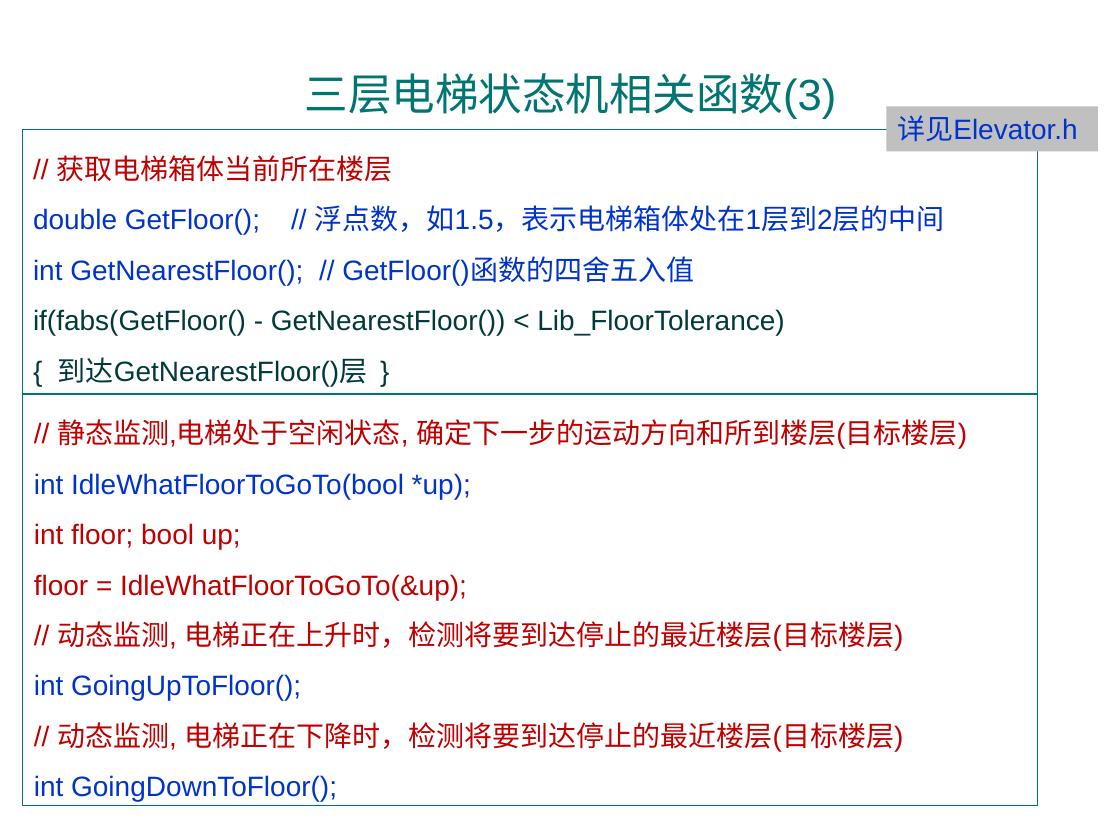
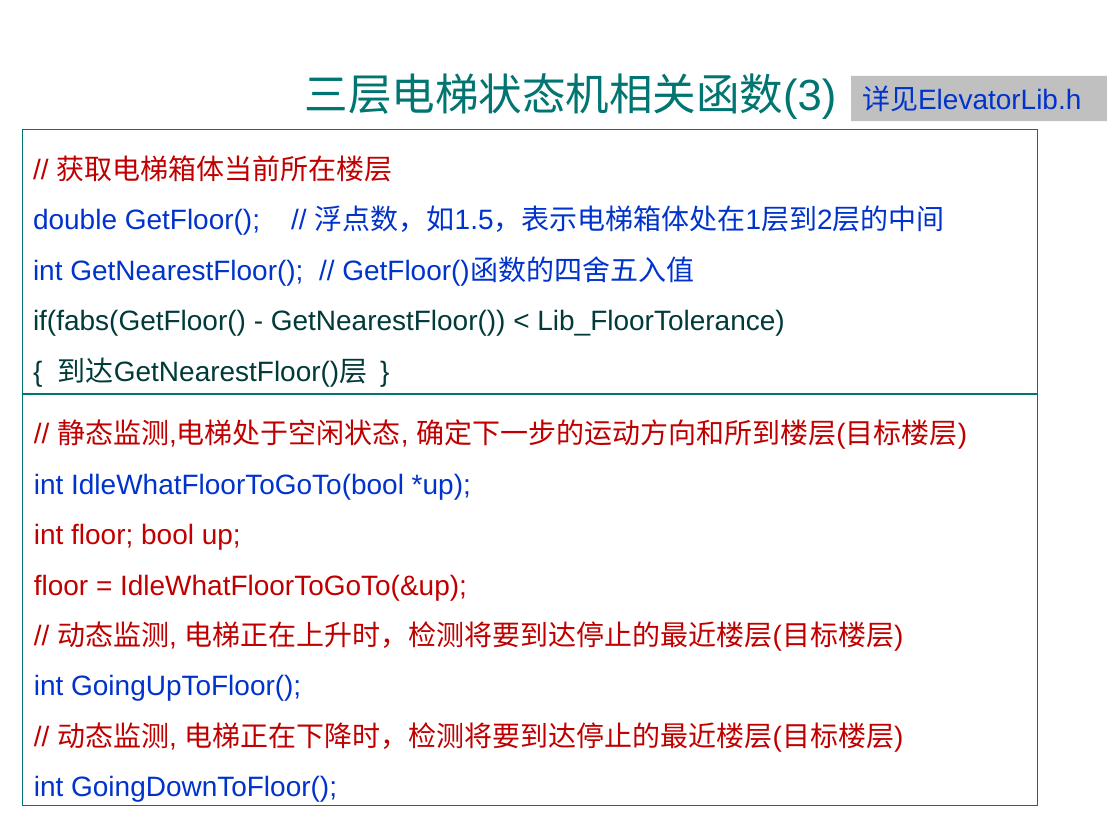
Before and after one commit to jtrfid/C-Repositories, a slide deck: slide 39 of C语言课程设计/2016/Garage_mfc/状态和状态机.pptx. Drawn at 1120x840 pixels with LibreOffice and Linux fonts; fonts in the diff are those of the drawing; background and template pictures are left out. Boxes give left, top, right and bottom in pixels: in the first picture for what was removed or moved away, otherwise in the second. Text is boxed around its words. In the diff, an @@ line names an element or a change of style, - is before the commit and + after.

```diff
--- a/C语言课程设计/2016/Garage_mfc/状态和状态机.pptx
+++ b/C语言课程设计/2016/Garage_mfc/状态和状态机.pptx
@@ rectangle "详见ElevatorLib.h": place and size @@
-rectangle "详见ElevatorLib.h" at (886,106,1098,151)
+rectangle "详见ElevatorLib.h" at (851,76,1107,121)
@@ text in rectangle at (862,85,1081,112): text changed @@
-详见Elevator.h
+详见ElevatorLib.h
```
Also in this commit, not shown: 3 other slides changed.
